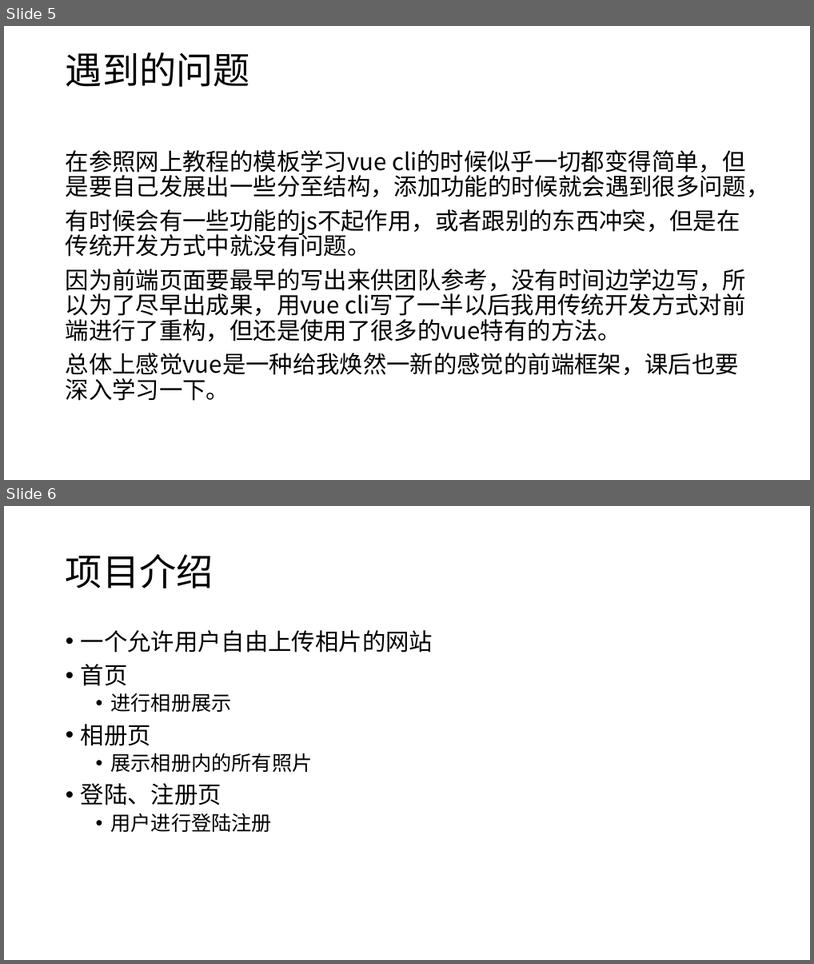
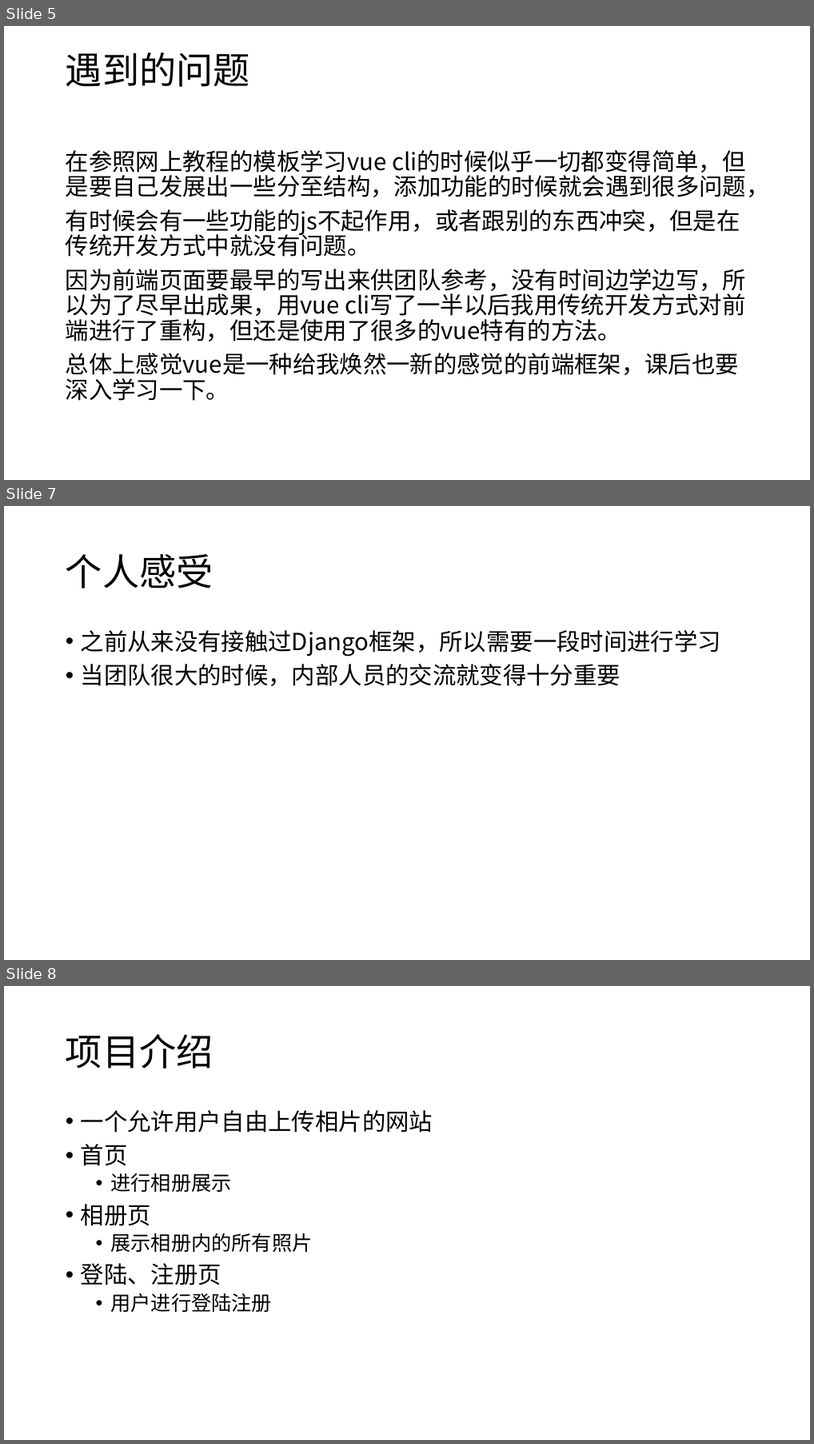
Before and after one commit to daxuliu/softwarelearn, a slide deck: 项目展示-1.pptx. Shown one above the other, each under a label of ours: slides 5 and 6 before the commit, slides 5, 7 and 8 after it; the slides between them are not shown. The pictures are 814x964 and 814x1444 pixels, drawn with LibreOffice and Linux fonts; fonts in the diff are those of the drawing. Boxes give left, top, right and bottom in pixels: in the first picture for what was removed or moved away, otherwise in the second. Text is boxed around its words. In the diff, an @@ line names an element or a change of style, - is before the commit and + after.

```diff
--- a/项目展示-1.pptx
+++ b/项目展示-1.pptx
@@ slide 7 added at (4, 506, 810, 960), background #FFFFFF @@
@@ title added at (66, 554, 214, 588), 44 pt, text #000000 @@
+个人感受
@@ text added at (81, 630, 722, 686), 28 pt, text #000000 @@
+• 之前从来没有接触过Django框架，所以需要一段时间进行学习
+• 当团队很大的时候，内部人员的交流就变得十分重要
@@ what was slide 6 is now slide 8 @@
```
Also in this commit, not shown: 1 slide changed, 1 other slide added, 13 slides removed.
